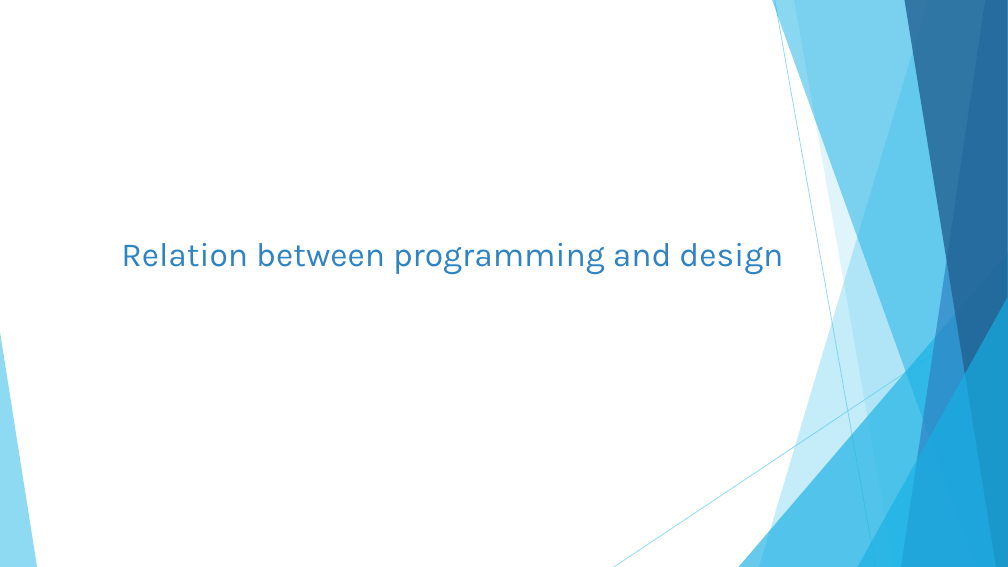
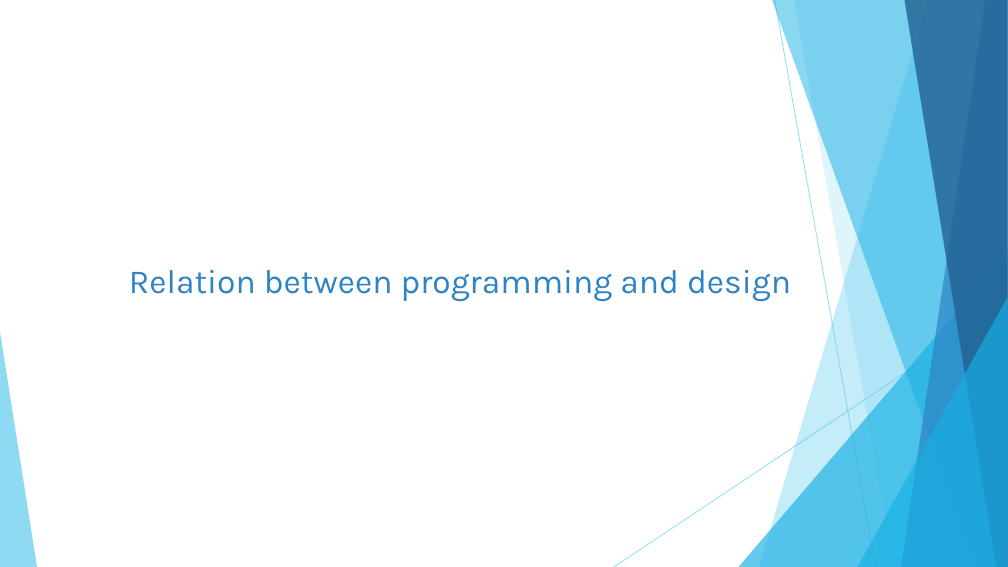
Before and after one commit to compiler-area/event, a slide deck: slide 8 of event_update.pptx (slide 6 before the commit). Drawn at 1008x567 pixels with LibreOffice and Linux fonts; fonts in the diff are those of the drawing. Boxes give left, top, right and bottom in pixels: in the first picture for what was removed or moved away, otherwise in the second. Text is boxed around its words. In the diff, an @@ line names an element or a change of style, - is before the commit and + after.

```diff
--- a/event_update.pptx
+++ b/event_update.pptx
@@ title "Relation between programming and design": place and size @@
-title "Relation between programming and design" at (121, 243, 783, 275)
+title "Relation between programming and design" at (129, 270, 791, 302)
```
Also in this commit, not shown: 2 other slides changed, 8 slides added, 4 other files.
